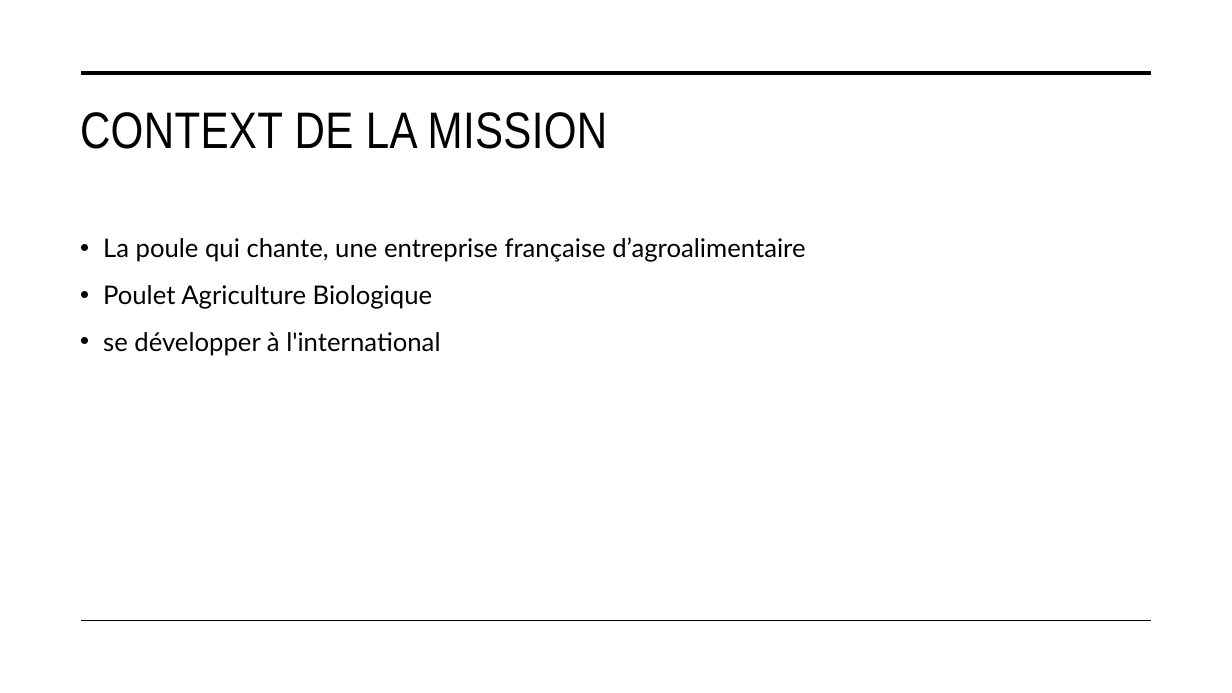
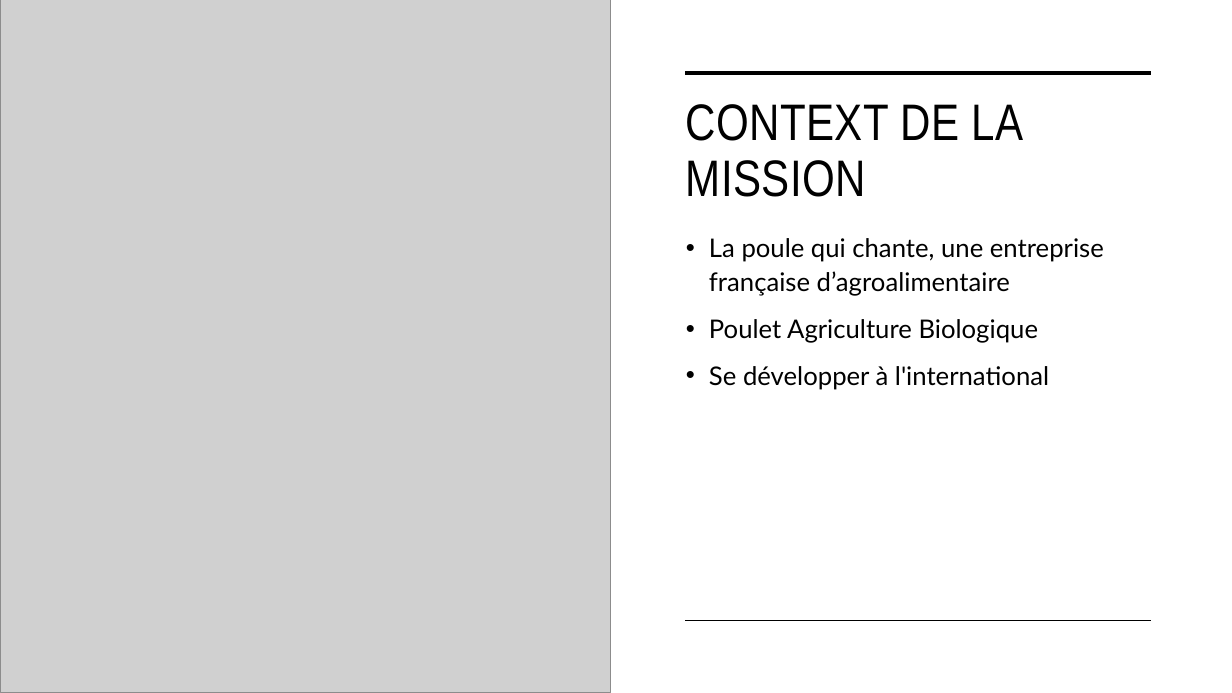
Before and after one commit to RubenKraan/data_analyst_openclassrooms, a slide deck: slide 2 of projet 11/projet 11.pptx. Drawn at 1232x693 pixels with LibreOffice and Linux fonts; fonts in the diff are those of the drawing; grey boxes stand for pictures. Boxes give left, top, right and bottom in pixels: in the first picture for what was removed or moved away, otherwise in the second. Text is boxed around its words. In the diff, an @@ line names an element or a change of style, - is before the commit and + after.

```diff
--- a/projet 11/projet 11.pptx
+++ b/projet 11/projet 11.pptx
@@ picture added at (0,0,611,693) @@
@@ line removed from (81, 73) to (1152, 73) @@
@@ title "CONTEXT DE LA MISSION": place and size @@
-title "CONTEXT DE LA MISSION" at (80,112,608,149)
+title "CONTEXT DE LA MISSION" at (686,104,1024,197)
@@ title "CONTEXT DE LA MISSION" at (686,104,1024,197): line spacing 1 to 0.9 @@
@@ text "La poule qui chante, une ...": place and size @@
-text "La poule qui chante, une ..." at (103,237,805,356)
+text "La poule qui chante, une ..." at (709,238,1104,390)
@@ text at (709,366,1049,390): text changed @@
-• se développer à l'international
+• Se développer à l'international
@@ line removed from (81, 621) to (1152, 621) @@
```
Also in this commit, not shown: 30 slides added, 1 slide removed, 26 other files.
